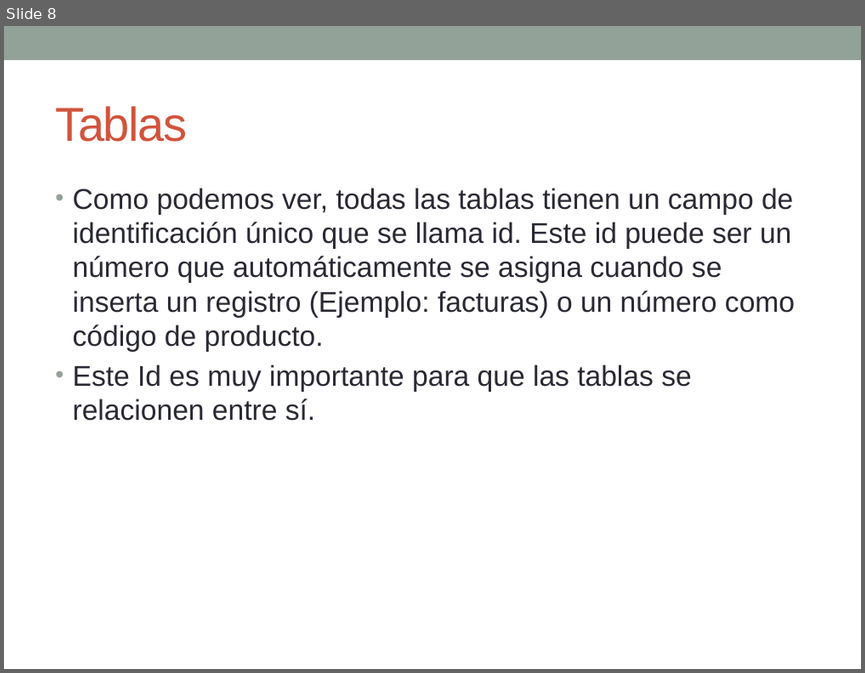
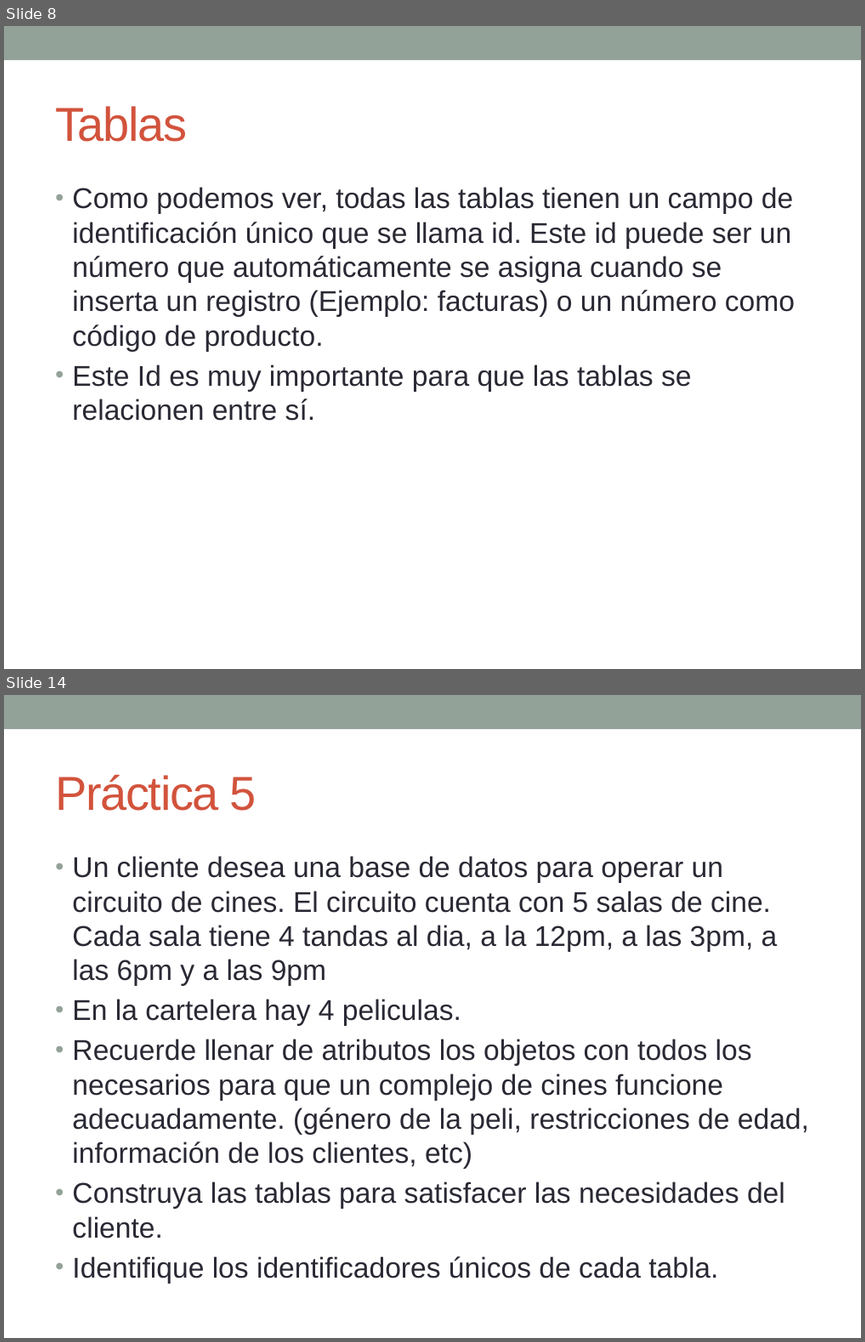
Before and after one commit to esolorzanob/bases_UPI, a slide deck: Semana 1-3.pptx. Shown one above the other, each under a label of ours: slide 8 before the commit, slides 8 and 14 after it; the slides between them are not shown. The pictures are 865x673 and 865x1342 pixels, drawn with LibreOffice and Linux fonts; fonts in the diff are those of the drawing. Boxes give left, top, right and bottom in pixels: in the first picture for what was removed or moved away, otherwise in the second. Text is boxed around its words. In the diff, an @@ line names an element or a change of style, - is before the commit and + after.

Commit message:
actualizada presentacion para semana 2

```diff
--- a/Semana 1-3.pptx
+++ b/Semana 1-3.pptx
@@ slide 14 added at (4,695,861,1338), background #FFFFFF; not listed: 1 template element that a slide beside it also shows @@
@@ text added at (55,774,256,811), 40 pt, text #D2533C @@
+Práctica 5
@@ text added at (72,856,809,1283), 24 pt, text #292934 @@
+• Un cliente desea una base de datos para operar un circuito de cines. El circuito cuenta con 5 salas de cine. Cada sala tiene 4 tandas al dia, a la 12pm, a las 3pm, a las 6pm y a las 9pm
+• En la cartelera hay 4 peliculas.
+• Recuerde llenar de atributos los objetos con todos los necesarios para que un complejo de cines funcione adecuadamente. (género de la peli, restricciones de edad, información de los clientes, etc)
+• Construya las tablas para satisfacer las necesidades del cliente.
+• Identifique los identificadores únicos de cada tabla.
```
Also in this commit, not shown: 5 other slides added.
